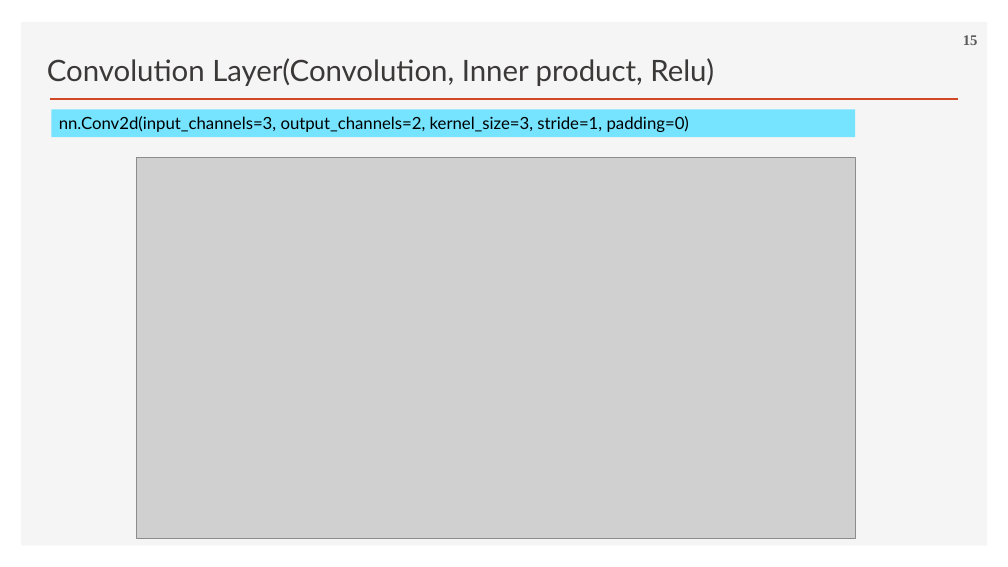
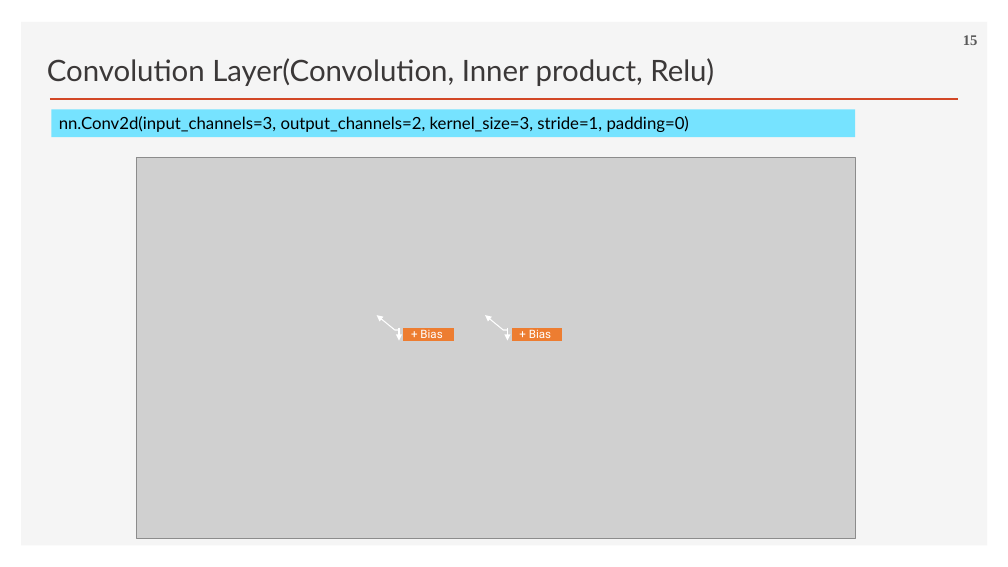
Before and after one commit to ancestor9/2026_Fall_Deep-Learning-with-Python, a slide deck: slide 15 of Chapter 08 Image Classification.pptx. Drawn at 1008x567 pixels with LibreOffice and Linux fonts; fonts in the diff are those of the drawing; grey boxes stand for pictures; background and template pictures are left out. Boxes give left, top, right and bottom in pixels: in the first picture for what was removed or moved away, otherwise in the second. Text is boxed around its words. In the diff, an @@ line names an element or a change of style, - is before the commit and + after.

```diff
--- a/Chapter 08 Image Classification.pptx
+++ b/Chapter 08 Image Classification.pptx
@@ accent callout added at (x1=403, y1=327, x2=454, y2=340), fill #ED7D31, outline #FFFFFF 1 pt, 11 pt, text #FFFFFF @@
++ Bias
@@ accent callout added at (x1=512, y1=327, x2=563, y2=340), fill #ED7D31, outline #FFFFFF 1 pt, 11 pt, text #FFFFFF @@
++ Bias
```
Also in this commit, not shown: 3 other slides changed, 1 other file.
